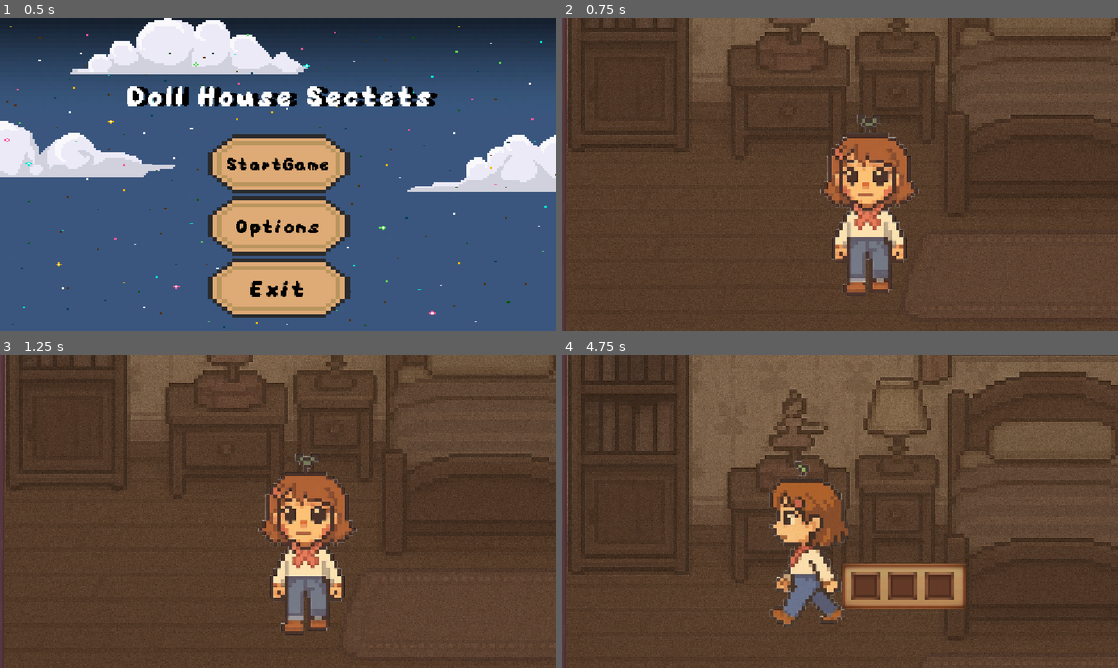
Above: before the commit, frames 1-4 (two rows, left to right).
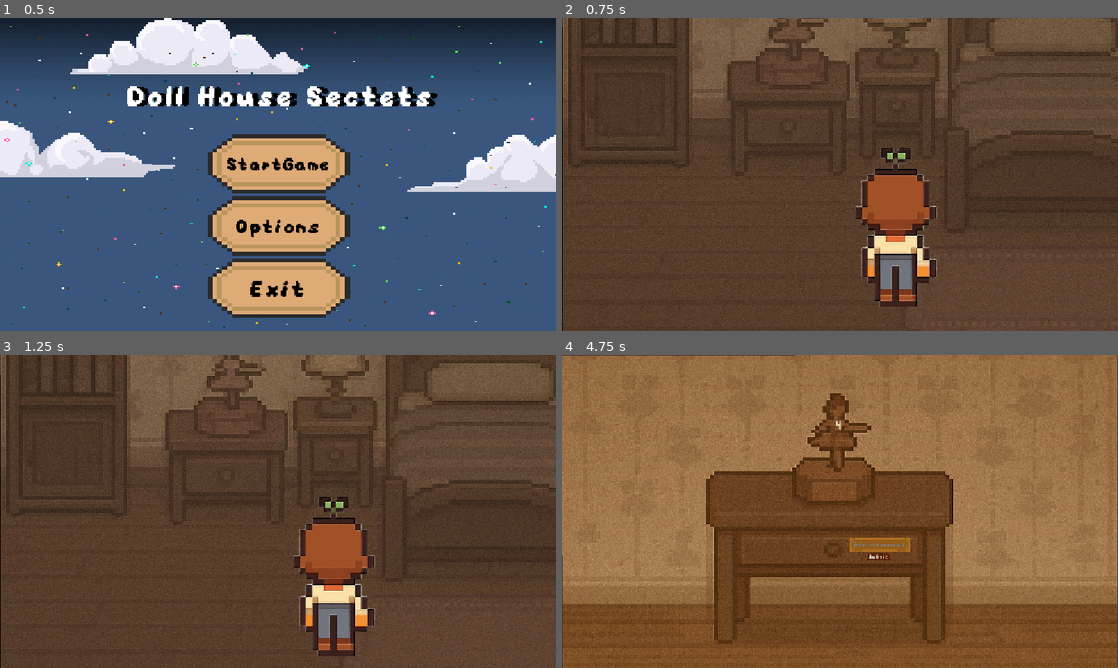
Above: after the commit, the same moments.

Repository: GhSh04/DollhouseSecrets
Game: Godot game, scene res://scenes/Main_Menu.tscn
Same seed, same stepped clock (60 frames per second), same inputs: the game is played once before the commit and once after it.
Inputs (mouse positions are in pixels of both pictures, inside the frame that each line leads up to):
- Up to frame 1 (0.5 s): no input
- Up to frame 2 (0.75 s): click "StartGame" at 0.5 s
- Up to frame 3 (1.25 s): no input
- Up to frame 4 (4.75 s): move the mouse to (1051, 505) at 1.27 s; hold Right (right) 1.28-2.03 s; tap E (e) every 0.75 s from 1.35 to 4.35 s; click (1051, 505) at 1.42 s; move the mouse to (595, 517) at 2.02 s; hold Down (down) 2.03-2.78 s; click (595, 517) at 2.17 s; move the mouse to (789, 436) at 2.77 s; hold Right (right) 2.78-3.53 s; click (789, 436) at 2.92 s; move the mouse to (600, 520) at 3.52 s; hold Up (up) 3.53-4.28 s; click (600, 520) at 3.67 s; move the mouse to (1006, 558) at 4.27 s; hold Left (left) from 4.28 s (still down); click (1006, 558) at 4.42 s

Frame 1 is identical in both runs. In frame 2, 13% of the frame differs, in the area x 0-100%, y 0-100%; in frame 3, 16%; in frame 4, 87%.
Error before the commit: Parse Error: Class "Inv" hides a global script class. (res://inventory/Inventory.gd:2)

Commit message:
start

Diff:
--- a/Bedroom/bed.tscn
+++ b/Bedroom/bed.tscn
@@ -1,10 +1,14 @@
-[gd_scene load_steps=4 format=3 uid="uid://ddlsfw44e1x1q"]
+[gd_scene load_steps=6 format=3 uid="uid://ddlsfw44e1x1q"]
 
 [ext_resource type="Texture2D" uid="uid://bmoo2rwcjehai" path="res://Bedroom/Copilot_20251024_234914.png" id="1_7xo37"]
 [ext_resource type="Script" uid="uid://hwuann0qn647" path="res://Bedroom/222.gd" id="2_awvsw"]
+[ext_resource type="FontFile" uid="uid://b4tr5xqnbv6pp" path="res://assets/February Strawberry Freebie/Pixel MIM Strawberry.ttf" id="3_bmign"]
 
 [sub_resource type="RectangleShape2D" id="RectangleShape2D_bmign"]
 size = Vector2(132, 478)
+
+[sub_resource type="FontVariation" id="FontVariation_upwit"]
+base_font = ExtResource("3_bmign")
 
 [node name="bed" type="Node2D"]
 
@@ -20,4 +24,15 @@
 position = Vector2(69, 334)
 shape = SubResource("RectangleShape2D_bmign")
 
+[node name="Label" type="Label" parent="."]
+offset_left = 538.0
+offset_top = 462.0
+offset_right = 578.0
+offset_bottom = 485.0
+theme_override_colors/font_color = Color(0.87058824, 0.7882353, 0.654902, 1)
+theme_override_fonts/font = SubResource("FontVariation_upwit")
+theme_override_font_sizes/font_size = 37
+text = "2"
+horizontal_alignment = 1
+
 [connection signal="input_event" from="Area2D" to="Area2D" method="_on_input_event"]
--- a/Bedroom/bedroom.tscn
+++ b/Bedroom/bedroom.tscn
@@ -34,6 +34,10 @@
 [sub_resource type="RectangleShape2D" id="RectangleShape2D_qmbqv"]
 size = Vector2(268, 138)
 
+[sub_resource type="SegmentShape2D" id="SegmentShape2D_kdynj"]
+a = Vector2(2151, 546)
+b = Vector2(10, 640)
+
 [node name="Bedroom" type="Node2D"]
 
 [node name="Download(1)" type="Sprite2D" parent="."]
@@ -58,7 +62,7 @@
 texture = ExtResource("2_t561b")
 
 [node name="InsideC3" type="Sprite2D" parent="."]
-position = Vector2(-81.86558, 649.8296)
+position = Vector2(-91, 644.00006)
 rotation = -1.5676023
 scale = Vector2(4.5652146, 3.6139145)
 texture = ExtResource("2_t561b")
@@ -134,8 +138,14 @@
 [node name="StaticBody2D4" type="StaticBody2D" parent="."]
 
 [node name="CollisionShape2D" type="CollisionShape2D" parent="StaticBody2D4"]
-position = Vector2(1883, 853)
+position = Vector2(1882, 853)
 shape = SubResource("RectangleShape2D_qmbqv")
+
+[node name="StaticBody2D5" type="StaticBody2D" parent="."]
+
+[node name="CollisionShape2D" type="CollisionShape2D" parent="StaticBody2D5"]
+position = Vector2(-22, 13)
+shape = SubResource("SegmentShape2D_kdynj")
 
 [connection signal="input_event" from="b" to="b" method="_on_input_event"]
 [connection signal="input_event" from="c" to="c" method="_on_input_event"]
--- a/Bedroom/chair.tscn
+++ b/Bedroom/chair.tscn
@@ -1,13 +1,17 @@
-[gd_scene load_steps=7 format=3 uid="uid://dlf841iw3412b"]
+[gd_scene load_steps=9 format=3 uid="uid://dlf841iw3412b"]
 
 [ext_resource type="Script" uid="uid://dvhj8cgp1n8yq" path="res://Bedroom/chair.gd" id="1_2py4c"]
 [ext_resource type="Texture2D" uid="uid://qqgp1s24sl40" path="res://Bedroom/download (1).jpg" id="1_quung"]
 [ext_resource type="Texture2D" uid="uid://d3gk7g7gv1lff" path="res://Bedroom/Copilot_20251024_231805.png" id="1_ut8ew"]
 [ext_resource type="Texture2D" uid="uid://cuocdaiebm78w" path="res://Bedroom/Inside_C.png" id="3_myshv"]
 [ext_resource type="Script" uid="uid://c1110mrt8s78o" path="res://Bedroom/333.gd" id="5_quung"]
+[ext_resource type="FontFile" uid="uid://b4tr5xqnbv6pp" path="res://assets/February Strawberry Freebie/Pixel MIM Strawberry.ttf" id="6_myshv"]
 
 [sub_resource type="RectangleShape2D" id="RectangleShape2D_myshv"]
 size = Vector2(99, 391)
+
+[sub_resource type="FontVariation" id="FontVariation_2py4c"]
+base_font = ExtResource("6_myshv")
 
 [node name="chair" type="Node2D"]
 script = ExtResource("1_2py4c")
@@ -53,4 +57,15 @@
 position = Vector2(39.5, 350.5)
 shape = SubResource("RectangleShape2D_myshv")
 
+[node name="Label" type="Label" parent="."]
+offset_left = 377.0
+offset_top = 461.0
+offset_right = 415.0
+offset_bottom = 492.0
+theme_override_colors/font_color = Color(0.87034494, 0.78939015, 0.6553385, 1)
+theme_override_fonts/font = SubResource("FontVariation_2py4c")
+theme_override_font_sizes/font_size = 43
+text = "3"
+horizontal_alignment = 1
+
 [connection signal="input_event" from="333" to="333" method="_on_input_event"]
--- a/Bedroom/mirror.tscn
+++ b/Bedroom/mirror.tscn
@@ -1,9 +1,13 @@
-[gd_scene load_steps=7 format=3 uid="uid://d2ctaaqxxd4w1"]
+[gd_scene load_steps=9 format=3 uid="uid://d2ctaaqxxd4w1"]
 
 [ext_resource type="Texture2D" uid="uid://qqgp1s24sl40" path="res://Bedroom/download (1).jpg" id="1_pd3tr"]
 [ext_resource type="Texture2D" uid="uid://b1xa6kiv47pfk" path="res://Bedroom/Copilot_20251024_232837.png" id="3_t6ou2"]
+[ext_resource type="FontFile" uid="uid://b4tr5xqnbv6pp" path="res://assets/February Strawberry Freebie/Pixel MIM Strawberry.ttf" id="5_6xsca"]
 [ext_resource type="Texture2D" uid="uid://cuocdaiebm78w" path="res://Bedroom/Inside_C.png" id="6_4xfiu"]
 [ext_resource type="Script" uid="uid://c646kjktssxok" path="res://Bedroom/111.gd" id="6_pd3tr"]
+
+[sub_resource type="FontVariation" id="FontVariation_pd3tr"]
+base_font = ExtResource("5_6xsca")
 
 [sub_resource type="ShaderMaterial" id="ShaderMaterial_4xfiu"]
 
@@ -45,13 +49,24 @@
 scale = Vector2(2.9386556, 2.6280673)
 texture = ExtResource("6_4xfiu")
 
+[node name="Label" type="Label" parent="."]
+offset_left = 521.0
+offset_top = 237.0
+offset_right = 561.0
+offset_bottom = 268.0
+theme_override_colors/font_color = Color(0.87058824, 0.7882353, 0.654902, 1)
+theme_override_fonts/font = SubResource("FontVariation_pd3tr")
+theme_override_font_sizes/font_size = 30
+text = "1"
+horizontal_alignment = 1
+
 [node name="111" type="Area2D" parent="."]
 script = ExtResource("6_pd3tr")
 
 [node name="CollisionShape2D" type="CollisionShape2D" parent="111"]
 texture_filter = 1
 material = SubResource("ShaderMaterial_4xfiu")
-position = Vector2(76, 337)
+position = Vector2(81, 327)
 shape = SubResource("RectangleShape2D_5rlkg")
 
 [connection signal="input_event" from="111" to="111" method="_on_input_event"]
--- a/Bedroom/the_desk_drawer_puzzle.tscn
+++ b/Bedroom/the_desk_drawer_puzzle.tscn
@@ -4,7 +4,6 @@
 [ext_resource type="Texture2D" uid="uid://qqgp1s24sl40" path="res://Bedroom/download (1).jpg" id="2_7ds4j"]
 [ext_resource type="Texture2D" uid="uid://dbtw0g8sjm37q" path="res://Bedroom/Copilot_20251025_120036.png" id="2_a2m67"]
 [ext_resource type="FontFile" uid="uid://b4tr5xqnbv6pp" path="res://assets/February Strawberry Freebie/Pixel MIM Strawberry.ttf" id="3_hxffn"]
-[ext_resource type="PackedScene" uid="uid://dylqylr20mblw" path="res://inventory/keyy.tscn" id="3_qjf2y"]
 [ext_resource type="Texture2D" uid="uid://tsremoqiaukf" path="res://Bedroom/ui_basic_color.png" id="4_7ds4j"]
 [ext_resource type="Texture2D" uid="uid://p3xpr4xiyfbh" path="res://assets/gold_button_normal.png" id="5_o30rg"]
 [ext_resource type="Texture2D" uid="uid://cuocdaiebm78w" path="res://Bedroom/Inside_C.png" id="8_o30rg"]
@@ -32,6 +31,9 @@
 [sub_resource type="RectangleShape2D" id="RectangleShape2D_qjf2y"]
 size = Vector2(177.5, 443)
 
+[sub_resource type="FontVariation" id="FontVariation_o30rg"]
+base_font = ExtResource("3_hxffn")
+
 [node name="DrawerPuzzleScene" type="Node2D"]
 position = Vector2(530, 310)
 
@@ -46,9 +48,6 @@
 position = Vector2(48, 15)
 scale = Vector2(0.7434896, 0.6367187)
 texture = ExtResource("1_34ces")
-
-[node name="keyy" parent="Node2D" instance=ExtResource("3_qjf2y")]
-position = Vector2(-92, 88)
 
 [node name="DrawerClosed" type="Sprite2D" parent="Node2D"]
 position = Vector2(46, 16.000061)
@@ -123,9 +122,9 @@
 anchor_right = 0.648
 anchor_bottom = 0.5
 offset_left = -4.0
-offset_top = 0.2159729
+offset_top = 18.215973
 offset_right = -0.49597168
-offset_bottom = 5.0
+offset_bottom = 23.0
 theme_override_colors/font_color = Color(0.901845, 0.7645307, 0.6341887, 1)
 theme_override_fonts/font = SubResource("FontVariation_7ds4j")
 theme_override_font_sizes/font_size = 23
@@ -138,6 +137,17 @@
 position = Vector2(-450.75, 31.5)
 shape = SubResource("RectangleShape2D_qjf2y")
 
+[node name="Label" type="Label" parent="."]
+offset_left = 25.0
+offset_top = -181.0
+offset_right = 65.0
+offset_bottom = -150.0
+theme_override_colors/font_color = Color(0.87058824, 0.7882353, 0.654902, 1)
+theme_override_fonts/font = SubResource("FontVariation_o30rg")
+theme_override_font_sizes/font_size = 32
+text = "4"
+horizontal_alignment = 1
+
 [connection signal="child_entered_tree" from="Node2D/UI/SubmitButton" to="." method="_on_submit_button_child_entered_tree"]
 [connection signal="pressed" from="Node2D/UI/SubmitButton" to="." method="_on_submit_button_pressed"]
 [connection signal="input_event" from="Area2D" to="Area2D" method="_on_input_event"]
--- a/inventory/inv_ui.gd
+++ /dev/null
@@ -1,28 +0,0 @@
-extends Control
-
-@onready var inv:Inv=preload("res://inventory/playerinv.tres")
-@onready var slots:Array=$NinePatchRect/GridContainer.get_children()
-
-var is_open = false
-
-func _ready():
-	update_Slots()
-	close()
-
-func update_Slots():
-	for e in range(min(inv.item.size(), slots.size())):
-		slots[e].update(inv.item[e])
-
-
-func _process(delta):
-	if Input.is_action_just_pressed("e"):
-		if is_open:
-			close()
-		else :
-			open()
-func open():
-	visible=true
-	is_open=true
-func close():
-	visible= false
-	is_open= false
--- a/inventory/inv_ui.tscn
+++ /dev/null
@@ -1,48 +0,0 @@
-[gd_scene load_steps=4 format=3 uid="uid://blw1gq653yk4a"]
-
-[ext_resource type="Script" uid="uid://yco1pj1bah26" path="res://inventory/inv_ui.gd" id="1_f2u1w"]
-[ext_resource type="Texture2D" uid="uid://d4eln0i2c2qd1" path="res://assets/download (4).jpg" id="2_w82yi"]
-[ext_resource type="PackedScene" uid="uid://b2qiknjq11oxs" path="res://inventory/inv_ui_slot.tscn" id="3_dn3an"]
-
-[node name="Inv_UI" type="Control"]
-layout_mode = 3
-anchors_preset = 0
-offset_left = 430.0
-offset_top = 498.0
-offset_right = 639.0
-offset_bottom = 578.0
-script = ExtResource("1_f2u1w")
-
-[node name="NinePatchRect" type="NinePatchRect" parent="."]
-layout_mode = 0
-offset_top = 1.0
-offset_right = 213.0
-offset_bottom = 78.0
-texture = ExtResource("2_w82yi")
-
-[node name="GridContainer" type="GridContainer" parent="NinePatchRect"]
-clip_contents = true
-layout_mode = 1
-anchors_preset = 8
-anchor_left = 0.5
-anchor_top = 0.5
-anchor_right = 0.5
-anchor_bottom = 0.5
-offset_left = -93.5
-offset_top = -24.5
-offset_right = 91.5
-offset_bottom = 35.5
-grow_horizontal = 2
-grow_vertical = 2
-columns = 4
-
-[node name="inv_UI_slot" parent="NinePatchRect/GridContainer" instance=ExtResource("3_dn3an")]
-layout_mode = 2
-
-[node name="inv_UI_slot2" parent="NinePatchRect/GridContainer" instance=ExtResource("3_dn3an")]
-layout_mode = 2
-
-[node name="inv_UI_slot3" parent="NinePatchRect/GridContainer" instance=ExtResource("3_dn3an")]
-self_modulate = Color(1, 1, 1, 1)
-custom_minimum_size = Vector2(0, 0)
-layout_mode = 2
--- a/inventory/inv_ui_slot.gd
+++ /dev/null
@@ -1,7 +0,0 @@
-extends Panel
-
-@onready var item_display = $item_display
-
-func update(item: InventoryItem):
-	item_display.texture = item.texture
-	# أو Node2D إذا كان المشهد من نوع Node2D
--- a/inventory/inv_ui_slot.tscn
+++ /dev/null
@@ -1,18 +0,0 @@
-[gd_scene load_steps=3 format=3 uid="uid://b2qiknjq11oxs"]
-
-[ext_resource type="Texture2D" uid="uid://daaxlyxpwso7k" path="res://assets/Copilot_20251026_233620.png" id="1_dfngl"]
-[ext_resource type="Script" uid="uid://lf7d5poyyhc0" path="res://inventory/inv_ui_slot.gd" id="1_fcwim"]
-
-[node name="inv_UI_slot" type="Panel"]
-self_modulate = Color(1, 1, 1, 0)
-custom_minimum_size = Vector2(60, 60)
-offset_right = 51.0
-offset_bottom = 48.0
-script = ExtResource("1_fcwim")
-
-[node name="Sprite2D" type="Sprite2D" parent="."]
-scale = Vector2(0.21074383, 0.20512824)
-texture = ExtResource("1_dfngl")
-centered = false
-
-[node name="item_display" type="Sprite2D" parent="."]
--- a/inventory/inventory.gd
+++ /dev/null
@@ -1,3 +0,0 @@
-extends Resource
-class_name Inv
-@export var items: Array[InventoryItem]
--- a/inventory/inventory_item.gd
+++ /dev/null
@@ -1,7 +0,0 @@
-extends Resource
-class_name InventoryItem
-
-@export var item_name: String = ""
-@export var texture: Texture2D
-@export var item_id: int
-@export var description: String = ""
--- a/inventory/items/key.tres
+++ /dev/null
@@ -1,10 +0,0 @@
-[gd_resource type="Resource" script_class="InvItem" load_steps=3 format=3 uid="uid://c76pdx2i4bhvw"]
-
-[ext_resource type="Script" uid="uid://tawa48kpcybm" path="res://inventory/inventory_item.gd" id="1_y2klj"]
-[ext_resource type="Texture2D" uid="uid://dqtcpare7tu3k" path="res://assets/UI assets pack 2/WhatsApp Image 2025-10-24 at 2.36.03 PM (2).png" id="2_e2gfd"]
-
-[resource]
-script = ExtResource("1_y2klj")
-name = "key"
-texture = ExtResource("2_e2gfd")
-metadata/_custom_type_script = "uid://tawa48kpcybm"
--- a/inventory/items/key_1.gd
+++ /dev/null
@@ -1,10 +0,0 @@
-extends Sprite2D
-
-
-# Called when the node enters the scene tree for the first time.
-func _ready() -> void:
-	pass # Replace with function body.
-
-
-# Called every frame. 'delta' is the elapsed time since the previous frame.
-@export var item:InvItem
--- a/inventory/key_button.gd
+++ /dev/null
@@ -1,6 +0,0 @@
-
-extends TextureButton
-
-func _on_pressed():
- Inventory.Inv_UI("key")# يضيف المفتاح للتخزين
-	visible = false            # يخفي المفتاح بعد التقاطه
--- a/inventory/keyy.gd
+++ /dev/null
@@ -1,17 +0,0 @@
-extends Area2D
-@export var item_data: InventoryItem
-
-@onready var item_display = $item_display
-func _ready():
-	connect("input_event", Callable(self, "_on_key_pressed"))
-
-func _on_key_pressed(viewport, event, shape_idx):
-	if event is InputEventMouseButton and event.pressed:
-		Inventory.add_item(item_data)
-		queue_free()
-
-var stored_item: InventoryItem = null
-
-func update(item: InventoryItem):
-		stored_item = item
-		item_display.texture = item.texture
--- a/inventory/keyy.tscn
+++ /dev/null
@@ -1,23 +0,0 @@
-[gd_scene load_steps=5 format=3 uid="uid://dylqylr20mblw"]
-
-[ext_resource type="Script" uid="uid://d3q1w04tokebr" path="res://inventory/keyy.gd" id="1_5so64"]
-[ext_resource type="Texture2D" uid="uid://bvd8y73ujits1" path="res://assets/WhatsApp Image 2025-10-24 at 2.36.03 PM (2).png" id="1_vkjk7"]
-[ext_resource type="Resource" uid="uid://c76pdx2i4bhvw" path="res://inventory/items/key.tres" id="2_ba2c6"]
-
-[sub_resource type="RectangleShape2D" id="RectangleShape2D_ba2c6"]
-size = Vector2(112, 37)
-
-[node name="keyy" type="StaticBody2D"]
-script = ExtResource("1_5so64")
-item_data = ExtResource("2_ba2c6")
-
-[node name="KeyButton" type="Sprite2D" parent="."]
-position = Vector2(56.000004, 19)
-scale = Vector2(0.74473953, 0.76643866)
-texture = ExtResource("1_vkjk7")
-
-[node name="Area2D" type="Area2D" parent="."]
-
-[node name="CollisionShape2D" type="CollisionShape2D" parent="Area2D"]
-position = Vector2(56, 18.5)
-shape = SubResource("RectangleShape2D_ba2c6")
--- a/inventory/playerinv.tres
+++ /dev/null
@@ -1,7 +0,0 @@
-[gd_resource type="Resource" load_steps=2 format=3 uid="uid://bkejl277cbon7"]
-
-[ext_resource type="Script" uid="uid://2tn7d1p5tfc7" path="res://inventory/inventory.gd" id="1_82yvx"]
-
-[resource]
-script = ExtResource("1_82yvx")
-metadata/_custom_type_script = "uid://cipgx1sjihx33"
--- a/scenes/MainPlayer.tscn
+++ b/scenes/MainPlayer.tscn
@@ -1,11 +1,9 @@
-[gd_scene load_steps=21 format=3 uid="uid://fpk4mg5ryf46"]
+[gd_scene load_steps=19 format=3 uid="uid://fpk4mg5ryf46"]
 
 [ext_resource type="Script" uid="uid://vmxonud0xlep" path="res://scenes/main_player.gd" id="1_xsm63"]
-[ext_resource type="Resource" uid="uid://bkejl277cbon7" path="res://inventory/playerinv.tres" id="2_j87hv"]
-[ext_resource type="Texture2D" uid="uid://dc2prd5d57i42" path="res://assets/player/Copilot_20251025_155951.png" id="2_ydk1y"]
+[ext_resource type="Texture2D" uid="uid://bsjmxl6grmi8p" path="res://assets/Copilot_20251029_065108 (1).png" id="3_j87hv"]
 [ext_resource type="Texture2D" uid="uid://b0boij1iackx2" path="res://assets/player/IMG_7452.png" id="3_oq4ni"]
 [ext_resource type="Texture2D" uid="uid://b4fwco7c3hv6x" path="res://assets/player/IMG_7454.png" id="3_vyh2l"]
-[ext_resource type="PackedScene" uid="uid://blw1gq653yk4a" path="res://inventory/inv_ui.tscn" id="6_yrxe1"]
 
 [sub_resource type="AtlasTexture" id="AtlasTexture_oq4ni"]
 atlas = ExtResource("3_vyh2l")
@@ -24,20 +22,20 @@
 region = Rect2(0, 0, 292, 617)
 
 [sub_resource type="AtlasTexture" id="AtlasTexture_vyh2l"]
-atlas = ExtResource("2_ydk1y")
-region = Rect2(0, 0, 256, 500)
+atlas = ExtResource("3_j87hv")
+region = Rect2(0, 0, 380, 1024)
 
 [sub_resource type="AtlasTexture" id="AtlasTexture_j87hv"]
-atlas = ExtResource("2_ydk1y")
-region = Rect2(256, 0, 256, 500)
+atlas = ExtResource("3_j87hv")
+region = Rect2(380, 0, 380, 1024)
 
 [sub_resource type="AtlasTexture" id="AtlasTexture_yrxe1"]
-atlas = ExtResource("2_ydk1y")
-region = Rect2(512, 0, 256, 500)
+atlas = ExtResource("3_j87hv")
+region = Rect2(760, 0, 380, 1024)
 
 [sub_resource type="AtlasTexture" id="AtlasTexture_5m47q"]
-atlas = ExtResource("2_ydk1y")
-region = Rect2(768, 0, 256, 500)
+atlas = ExtResource("3_j87hv")
+region = Rect2(1140, 0, 380, 1024)
 
 [sub_resource type="AtlasTexture" id="AtlasTexture_bbg0t"]
 atlas = ExtResource("3_oq4ni")
@@ -115,13 +113,13 @@
 [node name="player" type="CharacterBody2D"]
 scale = Vector2(1.2, 1.2)
 script = ExtResource("1_xsm63")
-inv = ExtResource("2_j87hv")
 
 [node name="AnimatedSprite2D" type="AnimatedSprite2D" parent="."]
-position = Vector2(331.66666, 338.3333)
-scale = Vector2(0.6, 0.588)
+position = Vector2(331.66666, 347.39996)
+scale = Vector2(0.6, 0.573)
 sprite_frames = SubResource("SpriteFrames_fjrip")
-animation = &"down"
+animation = &"up"
+frame_progress = 0.37203082
 
 [node name="Camera2D" type="Camera2D" parent="."]
 position = Vector2(218, 282)
@@ -133,11 +131,5 @@
 editor_draw_limits = true
 
 [node name="CollisionShape2D" type="CollisionShape2D" parent="."]
-position = Vector2(327.91666, 379.16666)
+position = Vector2(334.16666, 425.8333)
 shape = SubResource("RectangleShape2D_m7wx2")
-
-[node name="Inv_UI" parent="." instance=ExtResource("6_yrxe1")]
-offset_left = 395.8333
-offset_top = 375.8333
-offset_right = 609.1666
-offset_bottom = 452.5
--- a/scenes/Main_Menu.tscn
+++ b/scenes/Main_Menu.tscn
@@ -8,6 +8,7 @@
 [ext_resource type="Texture2D" uid="uid://di3tbw4ujvds8" path="res://assets/UI assets pack 2/C2013.png" id="4_7260r"]
 [ext_resource type="Texture2D" uid="uid://bpfsqboy5pghs" path="res://assets/UI assets pack 2/C2011.png" id="5_l3124"]
 [ext_resource type="Texture2D" uid="uid://c730iqfk8t1xh" path="res://assets/UI assets pack 2/background_4.png" id="6_ecnfn"]
+[ext_resource type="Script" uid="uid://ukjpm6jd6xg7" path="res://scenes/main_buttons.gd" id="7_v0qjw"]
 
 [sub_resource type="StyleBoxTexture" id="StyleBoxTexture_h8c6n"]
 texture = ExtResource("2_5d5v2")
@@ -122,6 +123,7 @@
 grow_horizontal = 2
 grow_vertical = 2
 theme_override_constants/separation = 6
+script = ExtResource("7_v0qjw")
 
 [node name="Button2" type="Button" parent="MainButtons"]
 layout_mode = 2
--- /dev/null
+++ b/scenes/main_buttons.gd
@@ -0,0 +1,4 @@
+extends VBoxContainer
+
+func _on_start_button_pressed():
+	get_tree().change_scene_to_file("res://IntroScene.tscn")
--- a/scenes/main_player.gd
+++ b/scenes/main_player.gd
@@ -1,7 +1,7 @@
 extends CharacterBody2D
 
 const SPEED = 300.0
-@export var inv:Inv
+
 func _physics_process(delta: float) -> void:
 	# الحصول على مدخلات الحركة
 	var direction_x := Input.get_axis("left", "right")
@@ -42,5 +42,3 @@
 
 	# تنفيذ الحركة
 	move_and_slide()
-func collect(item):
-	inv.insert(item)
--- /dev/null
+++ b/start/intro_scene.gd
@@ -0,0 +1,7 @@
+extends Node2D
+
+
+func _ready():
+	$VideoPlayer.play()
+	await $VideoPlayer.finished
+	get_tree().change_scene_to_file("res://Bedroom/bedroom.tscn")
--- /dev/null
+++ b/start/intro_scene.tscn
@@ -0,0 +1,11 @@
+[gd_scene load_steps=2 format=3 uid="uid://lwfn18enrsb6"]
+
+[ext_resource type="Script" uid="uid://dt1v1t3b3qfmv" path="res://start/intro_scene.gd" id="1_hfg22"]
+
+[node name="IntroScene" type="Node2D"]
+script = ExtResource("1_hfg22")
+
+[node name="VideoStreamPlayer" type="VideoStreamPlayer" parent="."]
+offset_right = 40.0
+offset_bottom = 5.0652795
+scale = Vector2(28.842815, 128.52203)
Not shown: 1 places in Bedroom/bedroom.tscn that only renumber resources
Binary file added: assets/Copilot_20251029_065108 (1).png
Not shown, added: assets/Copilot_20251029_065108 (1).png.import
Binary file added: assets/Copilot_20251029_065108.png
Not shown, added: assets/Copilot_20251029_065108.png.import
Not shown, removed: inventory/inv_ui.gd.uid
Not shown, removed: inventory/inv_ui_slot.gd.uid
Not shown, removed: inventory/inventory.gd.uid
Not shown, removed: inventory/inventory_item.gd.uid
Not shown, removed: inventory/items/key_1.gd.uid
Not shown, removed: inventory/key_button.gd.uid
Not shown, removed: inventory/keyy.gd.uid
(and 6 more such lines)
